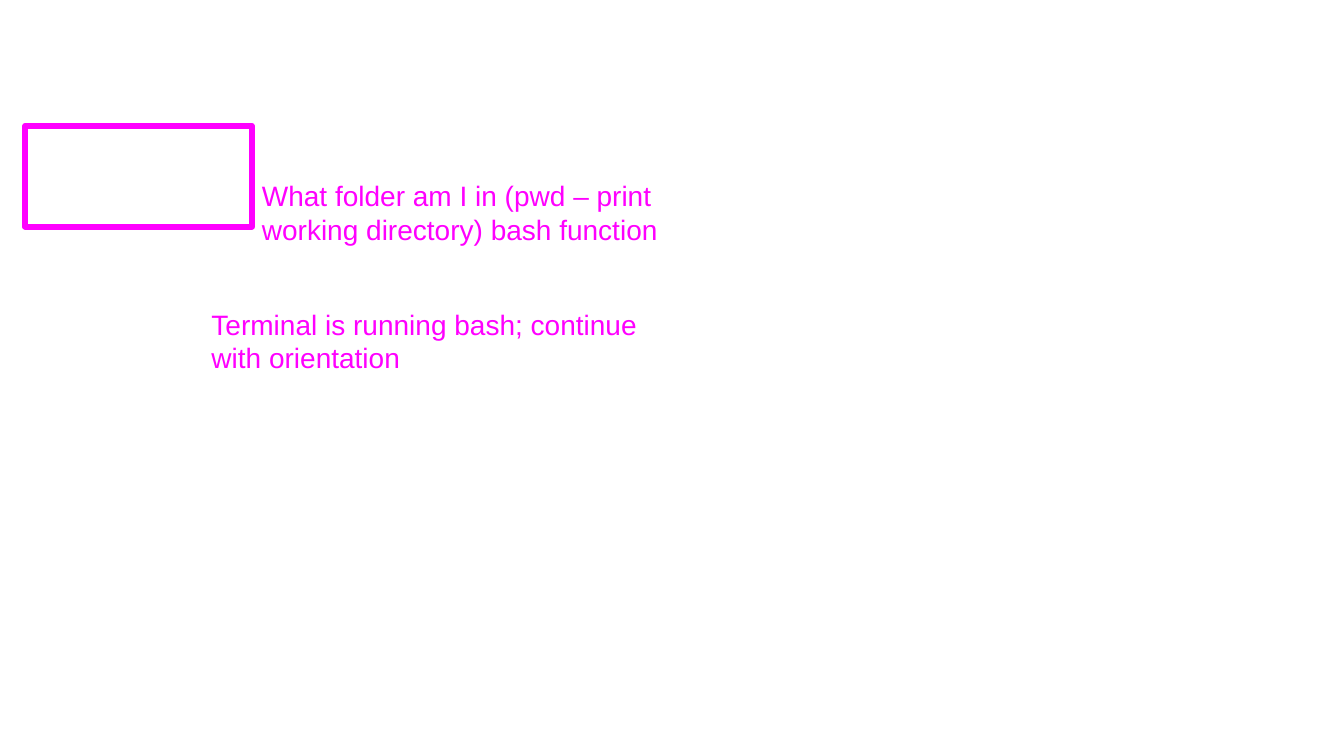
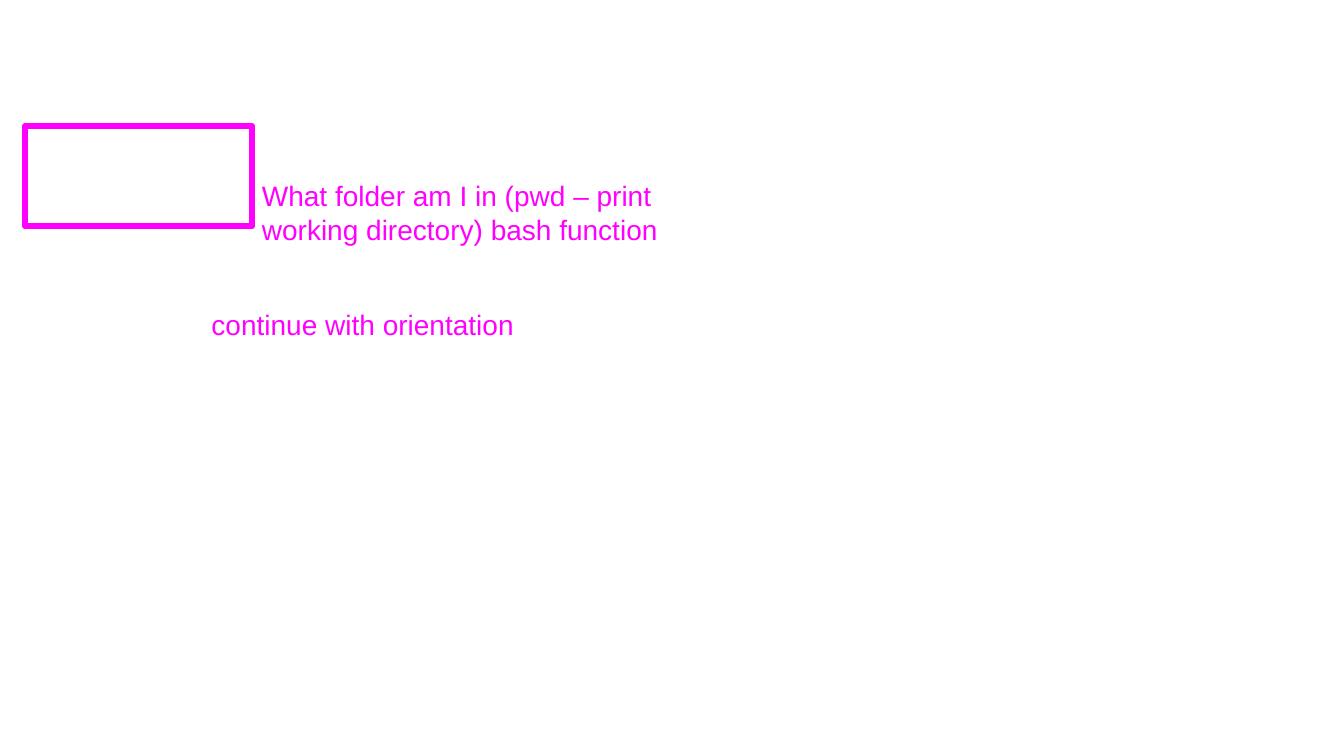
Before and after one commit to steverozen/workshops2026aug, a slide deck: slide 21 of slides/monday_morning/Steve_Rozen_bioinformatics-on-ramp_2026_08_03.pptx (slide 13 before the commit). Drawn at 1344x756 pixels with LibreOffice and Linux fonts; fonts in the diff are those of the drawing; background and template pictures are left out. Boxes give left, top, right and bottom in pixels: in the first picture for what was removed or moved away, otherwise in the second. Text is boxed around its words. In the diff, an @@ line names an element or a change of style, - is before the commit and + after.

```diff
--- a/slides/monday_morning/Steve_Rozen_bioinformatics-on-ramp_2026_08_03.pptx
+++ b/slides/monday_morning/Steve_Rozen_bioinformatics-on-ramp_2026_08_03.pptx
@@ text at (211,314,514,336): text changed @@
-Terminal is running bash; continue with orientation
+continue with orientation
```
Also in this commit, not shown: 4 other slides changed, 20 slides added, 3 slides removed, 1 other file.
